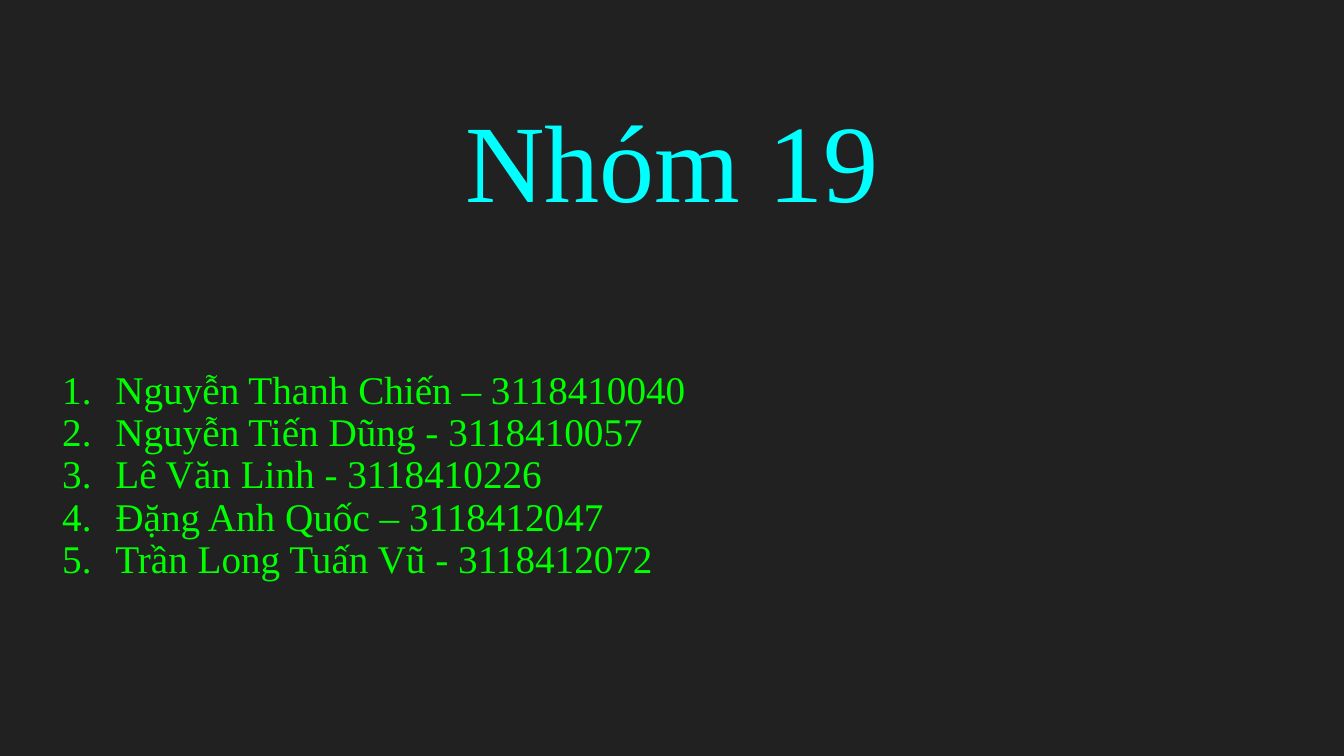
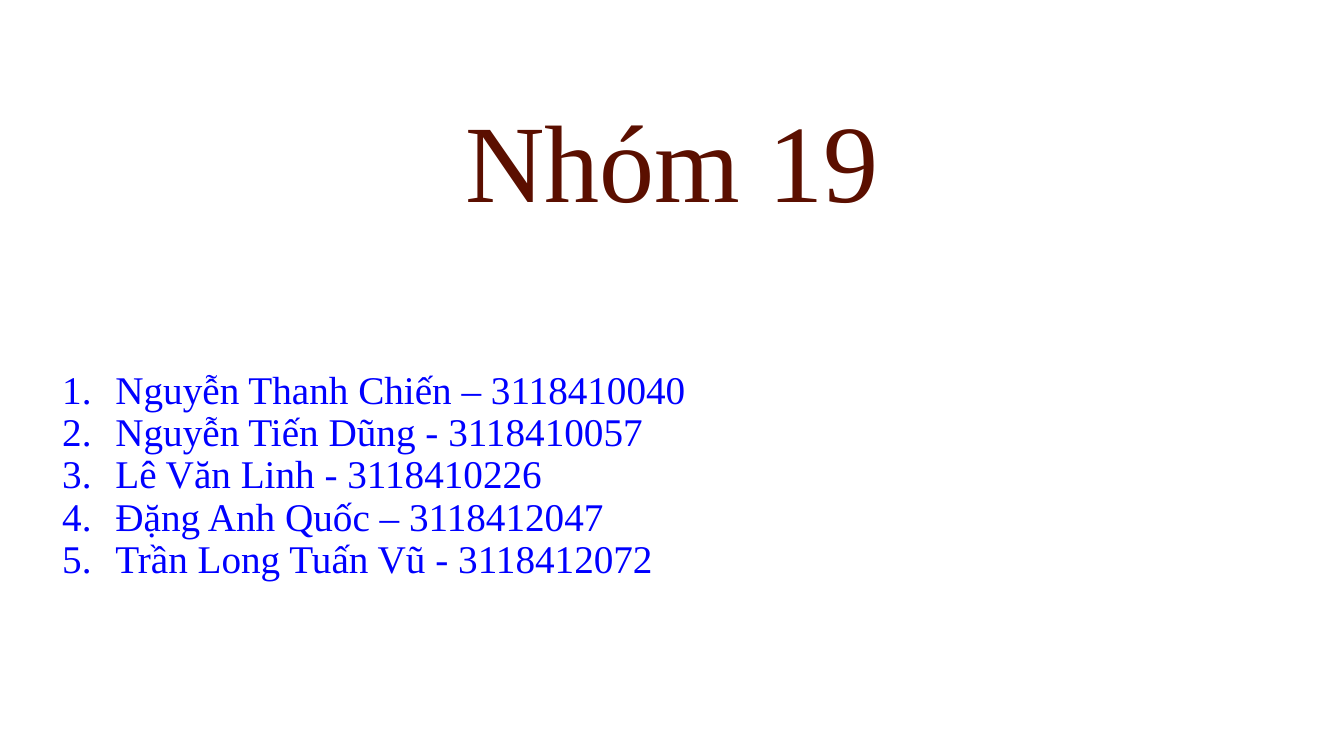
Before and after one commit to AlE-dip/ReactJS_News, a slide deck: slide 1 of slide_báo_cáo.pptx. Drawn at 1344x756 pixels with LibreOffice and Linux fonts; fonts in the diff are those of the drawing. Boxes give left, top, right and bottom in pixels: in the first picture for what was removed or moved away, otherwise in the second. Text is boxed around its words. In the diff, an @@ line names an element or a change of style, - is before the commit and + after.

```diff
--- a/slide_báo_cáo.pptx
+++ b/slide_báo_cáo.pptx
@@ background #212121 to #FFFFFF @@
@@ title "Nhóm 19" at (x1=465, y1=125, x2=878, y2=203): text colour #00FFFF to #5B0F00 @@
@@ subtitle "Nguyễn Thanh Chiến – 3118410040" at (x1=115, y1=375, x2=685, y2=581): text colour #00FF00 to #0000FF; bullet colour #00FF00 to #0000FF @@
```
Also in this commit, not shown: 20 other slides changed, 2 slides removed.
